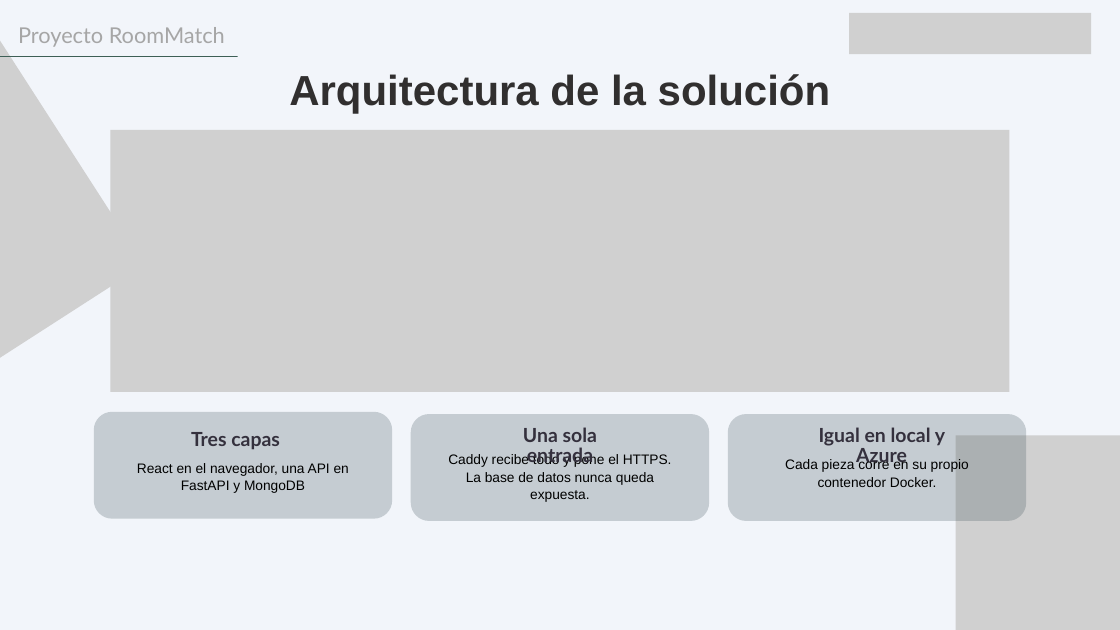
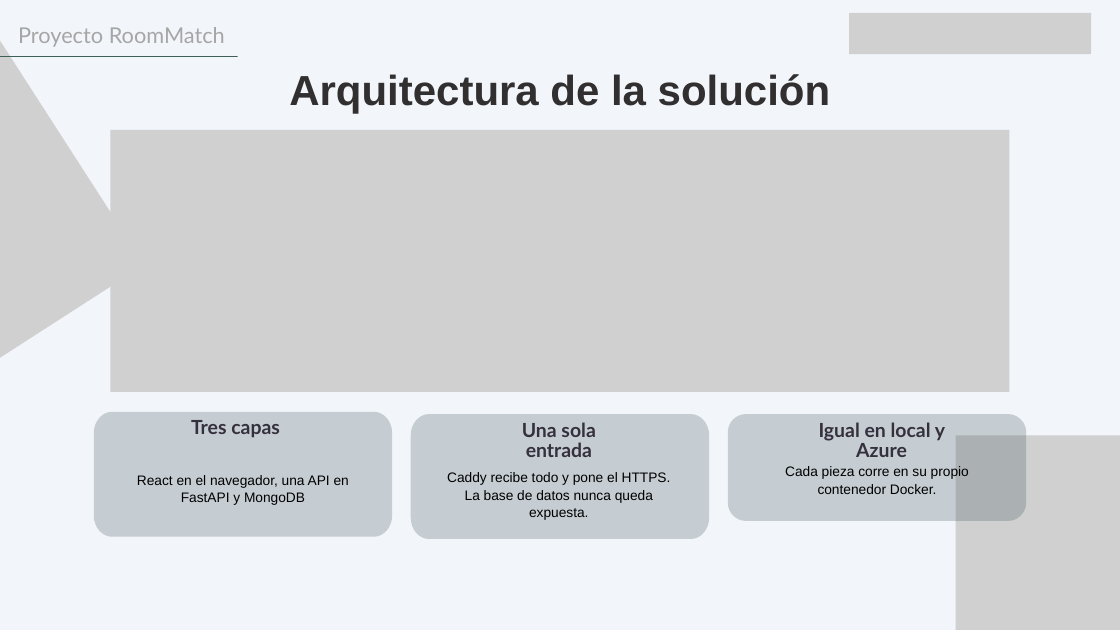
Before and after one commit to Moryab/Capstone, a slide deck: slide 9 of Fase 2/Evidencias Proyecto/Presentación Proyecto.pptx. Drawn at 1120x630 pixels with LibreOffice and Linux fonts; fonts in the diff are those of the drawing; grey boxes stand for pictures. Boxes give left, top, right and bottom in pixels: in the first picture for what was removed or moved away, otherwise in the second. Text is boxed around its words. In the diff, an @@ line names an element or a change of style, - is before the commit and + after.

```diff
--- a/Fase 2/Evidencias Proyecto/Presentación Proyecto.pptx
+++ b/Fase 2/Evidencias Proyecto/Presentación Proyecto.pptx
@@ freeform shape: place and size @@
-freeform shape at <box>94,412,392,519</box>
+freeform shape at <box>94,412,392,536</box>
@@ text "Tres capas": place and size @@
-text "Tres capas" at <box>191,432,280,450</box>
+text "Tres capas" at <box>191,420,280,438</box>
@@ freeform shape: place and size @@
-freeform shape at <box>411,414,710,521</box>
+freeform shape at <box>411,414,710,539</box>
@@ text "Una sola entrada" rewrapped from <box>523,427,597,466</box> to <box>522,422,595,457</box> @@
@@ text "Igual en local y Azure" rewrapped from <box>819,427,945,466</box> to <box>819,422,945,457</box> @@
@@ text "React en el navegador, una ...": place and size @@
-text "React en el navegador, una ..." at <box>137,463,349,493</box>
+text "React en el navegador, una ..." at <box>137,475,349,505</box>
@@ text "Caddy recibe todo y pone ...": place and size @@
-text "Caddy recibe todo y pone ..." at <box>448,453,672,502</box>
+text "Caddy recibe todo y pone ..." at <box>447,472,671,520</box>
@@ text "Cada pieza corre en su ...": place and size @@
-text "Cada pieza corre en su ..." at <box>785,458,969,487</box>
+text "Cada pieza corre en su ..." at <box>785,466,969,494</box>
```
Also in this commit, not shown: 3 other slides changed.
